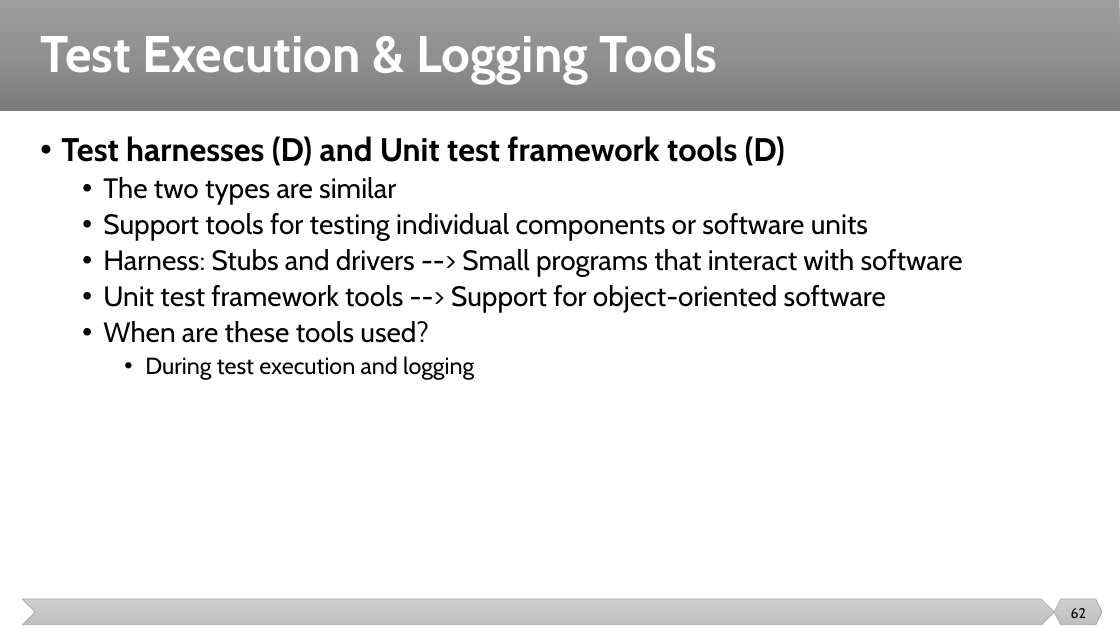
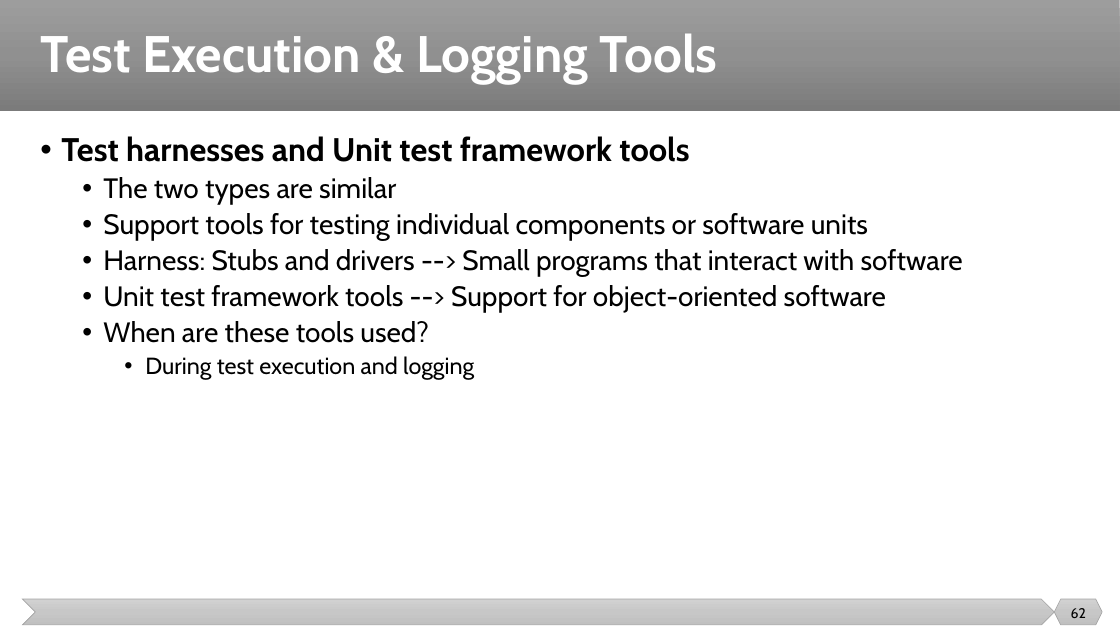
Before and after one commit to malenezi/malenezi, a slide deck: slide 62 of SE401/Lectures/9-Testing Metrics and Tools/Testing Metrics and Tools.pptx. Drawn at 1120x630 pixels with LibreOffice and Linux fonts; fonts in the diff are those of the drawing. Boxes give left, top, right and bottom in pixels: in the first picture for what was removed or moved away, otherwise in the second. Text is boxed around its words. In the diff, an @@ line names an element or a change of style, - is before the commit and + after.

```diff
--- a/SE401/Lectures/9-Testing Metrics and Tools/Testing Metrics and Tools.pptx
+++ b/SE401/Lectures/9-Testing Metrics and Tools/Testing Metrics and Tools.pptx
@@ text at [61,136,689,162]: text changed @@
-• Test harnesses (D) and Unit test framework tools (D)
+• Test harnesses and Unit test framework tools
```
Also in this commit, not shown: 12 other slides changed, 2 other files.
